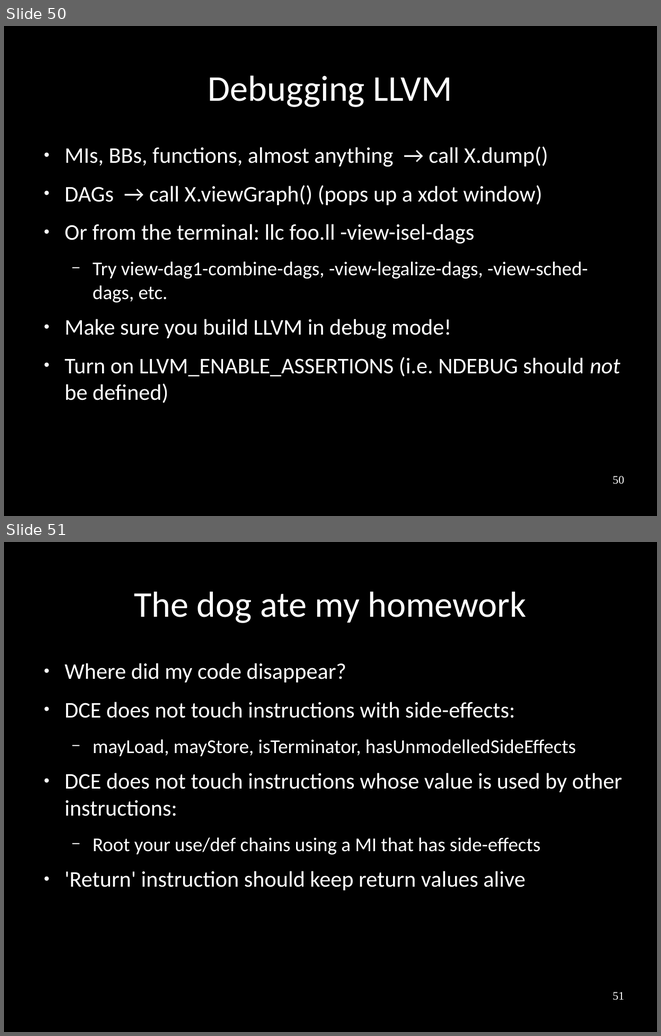
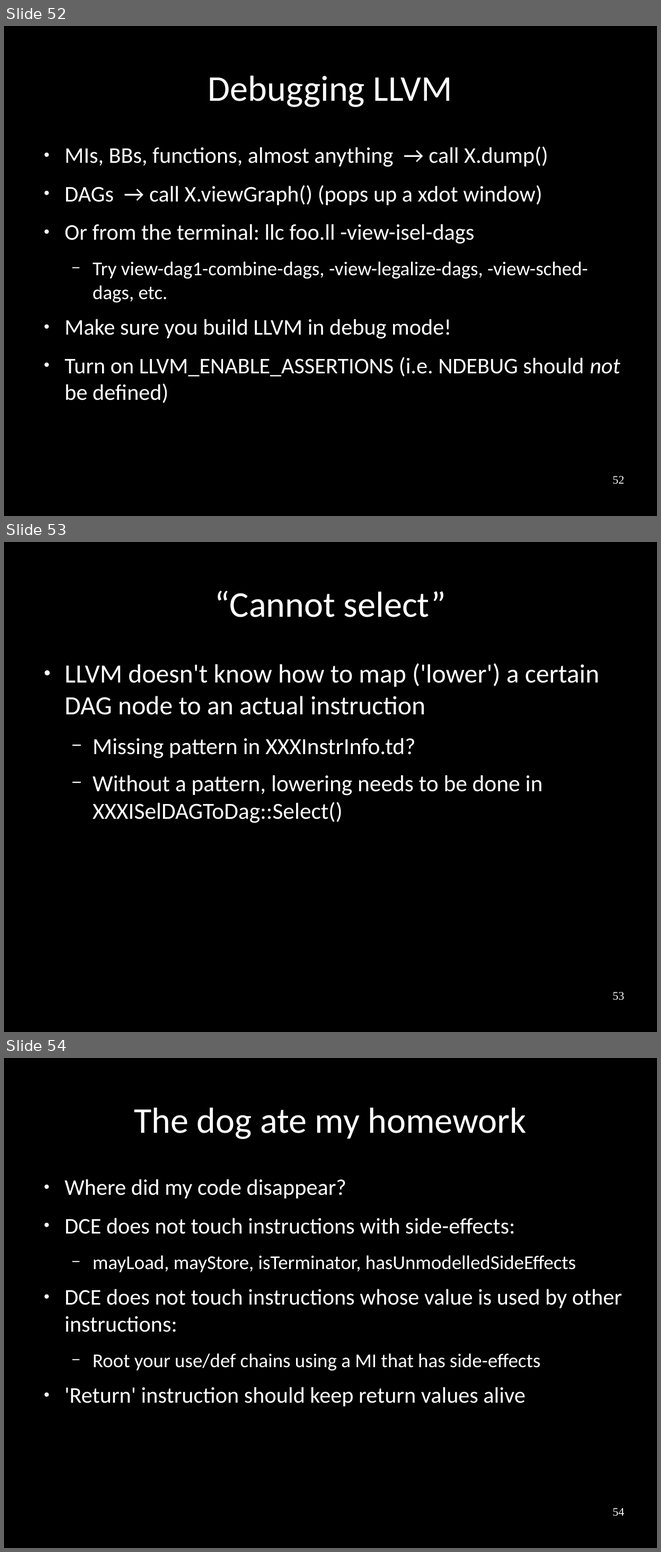
Before and after one commit to frasercrmck/llvm-leg, a slide deck: docs/Codeplay/Slides.odp. Shown one above the other, each under a label of ours: slides 50 and 51 before the commit, slides 52, 53 and 54 after it. The pictures are 661x1036 and 661x1552 pixels, drawn with LibreOffice and Linux fonts; fonts in the diff are those of the drawing. Boxes give left, top, right and bottom in pixels: in the first picture for what was removed or moved away, otherwise in the second. Text is boxed around its words. In the diff, an @@ line names an element or a change of style, - is before the commit and + after.

```diff
--- a/docs/Codeplay/Slides.odp
+++ b/docs/Codeplay/Slides.odp
@@ slide 53 added at bbox=[4, 542, 657, 1032], background #000000 @@
@@ title added at bbox=[214, 591, 446, 617], 44 pt, text #FFFFFF @@
+“Cannot select”
@@ text added at bbox=[64, 663, 599, 823], 28 pt, text #FFFFFF @@
+● LLVM doesn't know how to map ('lower') a certain DAG node to an actual instruction
+  − Missing pattern in XXXInstrInfo.td?
+  − Without a pattern, lowering needs to be done in XXXISelDAGToDag::Select()
@@ page number added at bbox=[612, 991, 624, 1000], 14 pt, text #FFFFFF @@
+53
@@ what was slide 50 is now slide 52 @@
@@ page number at bbox=[612, 475, 624, 484]: text changed @@
-50
+52
@@ what was slide 51 is now slide 54 @@
@@ page number at bbox=[612, 1507, 624, 1516]: text changed @@
-51
+54
```
Also in this commit, not shown: 3 slides changed, 3 other slides added, 1 slide removed.
